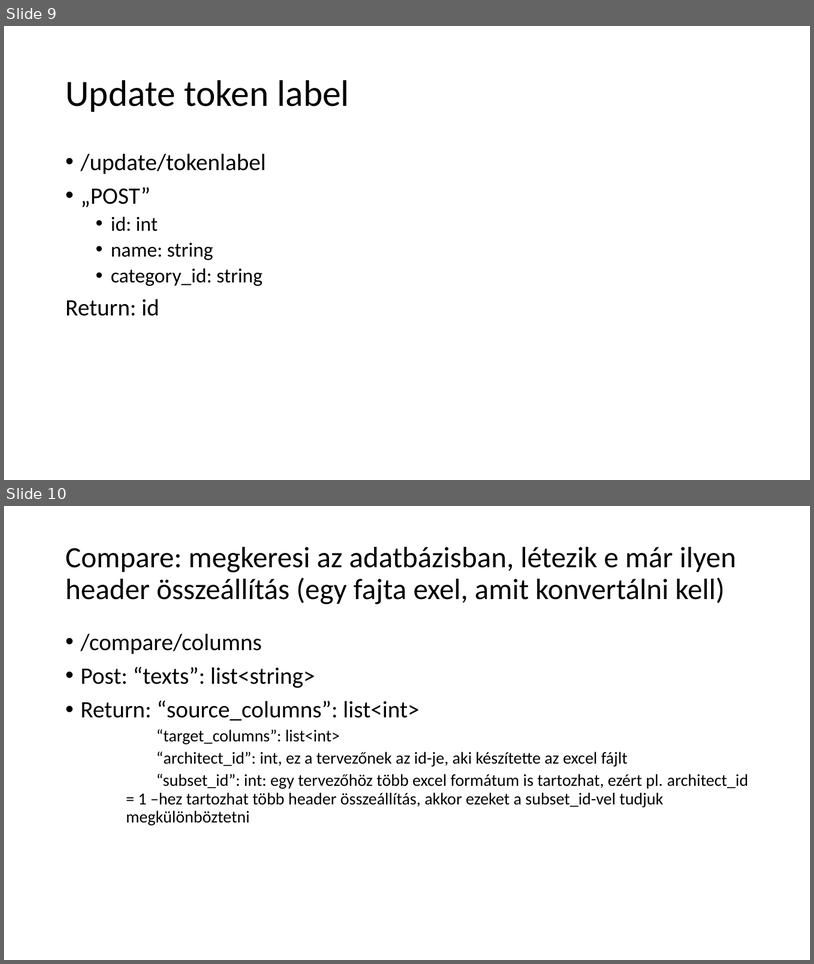
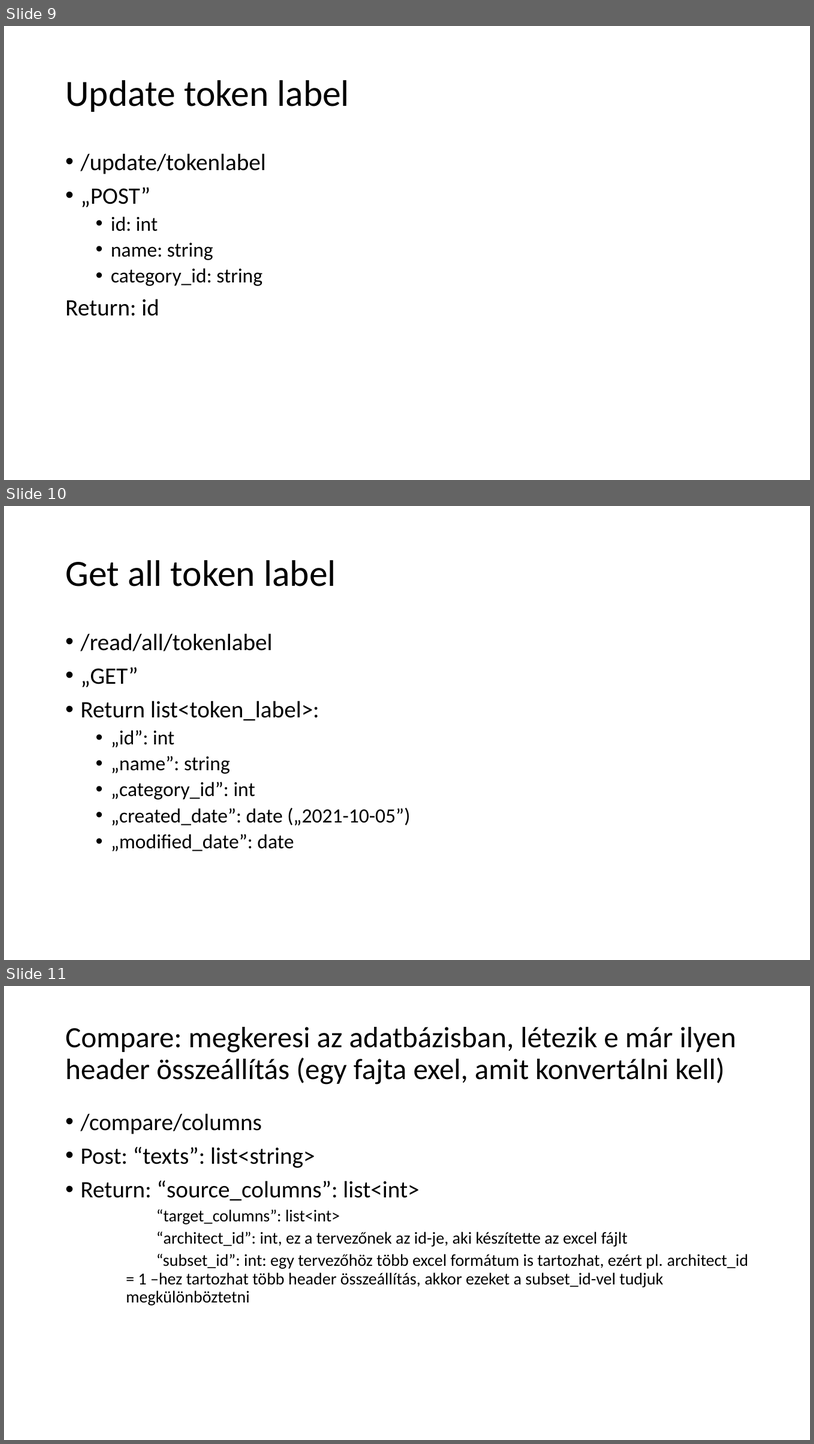
Before and after one commit to ejanos/strabag, a slide deck: python WebAPI.ppt. Shown one above the other, each under a label of ours: slides 9 and 10 before the commit, slides 9, 10 and 11 after it. The pictures are 814x964 and 814x1444 pixels, drawn with LibreOffice and Linux fonts; fonts in the diff are those of the drawing. Boxes give left, top, right and bottom in pixels: in the first picture for what was removed or moved away, otherwise in the second. Text is boxed around its words. In the diff, an @@ line names an element or a change of style, - is before the commit and + after.

```diff
--- a/python WebAPI.ppt
+++ b/python WebAPI.ppt
@@ slide 10 added at (4, 506, 810, 960), background #FFFFFF @@
@@ title added at (65, 560, 336, 586), 44 pt, text #000000 @@
+Get all token label
@@ text added at (81, 633, 410, 851), 24 pt, text #000000 @@
+• /read/all/tokenlabel
+• „GET”
+• Return list<token_label>:
+  • „id”: int
+  • „name”: string
+  • „category_id”: int
+  • „created_date”: date („2021-10-05”)
+  • „modified_date”: date
@@ what was slide 10 is now slide 11 @@
```
Also in this commit, not shown: 3 other files.
